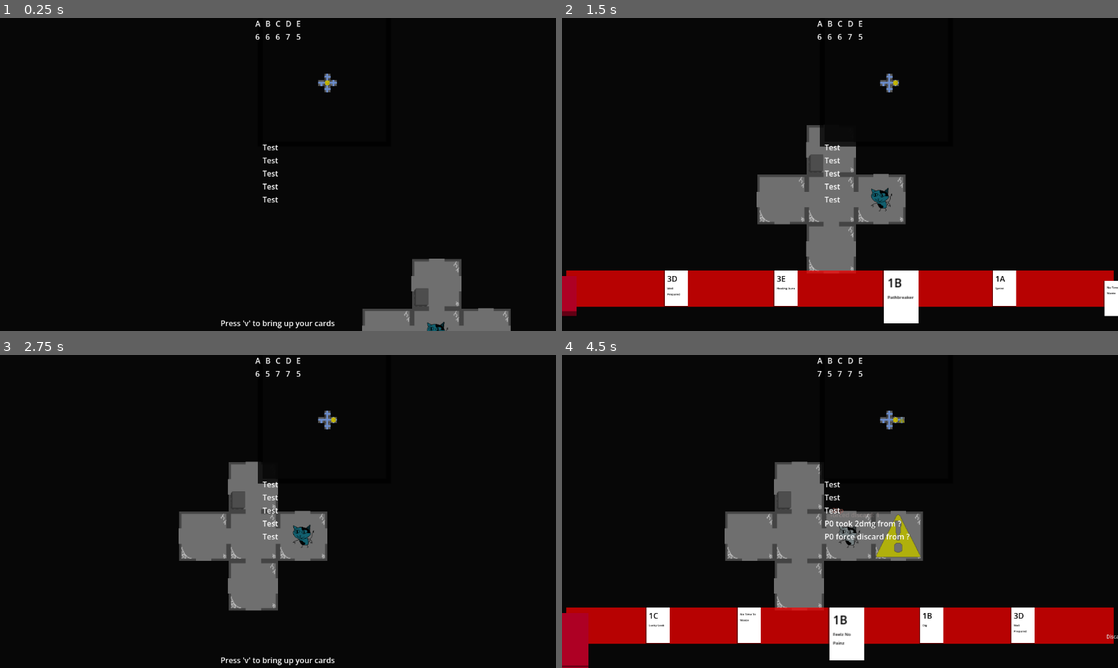
Above: before the commit, frames 1-4 (two rows, left to right).
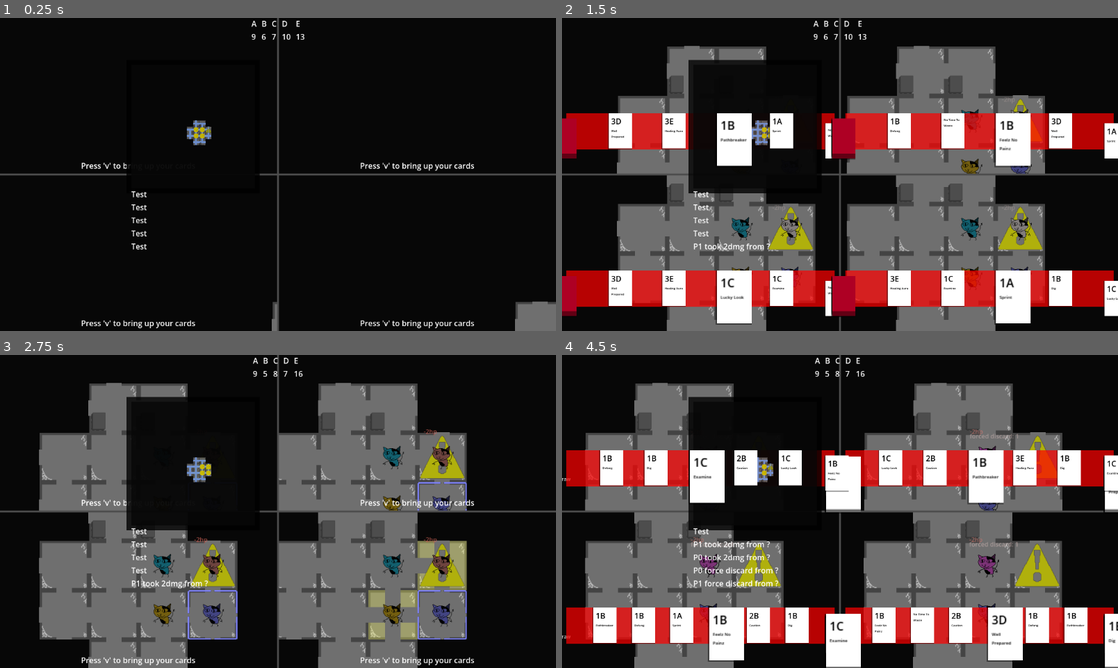
Above: after the commit, the same moments.

Repository: emrysshevek/gameganggame
Game: Godot game, scene res://scenes/GameScene.tscn
The game is run twice, just before and just after one commit, with the same random seed, the same clock (stepped at 60 frames per second) and the same inputs.
Inputs (mouse positions are in pixels of both pictures, inside the frame that each line leads up to):
- Up to frame 1 (0.25 s): no input
- Up to frame 2 (1.5 s): tap V (debug_v) at 0.5, 1.25 s; move the mouse to (962, 158) at 0.52 s; hold D (move_right) 0.53-1.25 s; tap G (discard) at 0.6 s; click (962, 158) at 0.67 s; drag from (728, 190) to (812, 237) at 1.27 s
- Up to frame 3 (2.75 s): move the mouse to (333, 442) at 2.02 s; hold D (move_right) from 2.03 s (still down); tap F (select) at 2.1 s; tap G (discard) at 2.3 s
- Up to frame 4 (4.5 s): release D (move_right) at 2.75 s; tap V (debug_v) at 2.75, 4.25 s; drag from (812, 574) to (673, 464) at 2.77 s; move the mouse to (1006, 558) at 3.52 s; hold A (move_left) 3.53-4.25 s; tap Enter (toggle_end_turn) at 3.6 s; tap G (discard) at 3.8 s; drag from (673, 464) to (756, 433) at 4.27 s

The runs differ from the first frame. In frame 1, 6.2% of the frame differs, in the area x 0-100%, y 0-100%; in frame 2, 53%; in frame 3, 50%; in frame 4, 60%.

Commit message:
added basic start tile

Diff:
--- a/global/Events.gd
+++ b/global/Events.gd
@@ -50,3 +50,5 @@
 signal status_removed(_status: Status, target: Node)
 signal status_triggered(_status: Status, target: Node)
 #endregion
+
+signal resources_cached(_count:int)
--- a/global/config.gd
+++ b/global/config.gd
@@ -3,6 +3,7 @@
 
 
 const MAX_PLAYER_COUNT = 4
+var player_count = 4
 const CREATURE_VALUE_COUNT = len(Model.CreatureValue)
 
 const VALUE_MANAGER_GROUP = 'value_manager'
--- a/scenes/game_scene.gd
+++ b/scenes/game_scene.gd
@@ -5,7 +5,7 @@
 
 #region Properties
 #modify this to set number of players manually, max 4
-@export var number_of_players:int = 1
+@onready var number_of_players:int = Config.player_count
 
 @export var card_list: CardList
 
--- a/scenes/grid_manager.gd
+++ b/scenes/grid_manager.gd
@@ -8,7 +8,7 @@
 
 #region properties
 #loading scenes
-var _tile_scene = preload("res://scenes/Tile.tscn")
+var _tile_scene = preload("res://scenes/tiles/Tile.tscn")
 
 #odds that a path will be generated for each tile, starting with odds for 1 path, 2 paths, etc
 var _path_number_odds = [75,75,60,40]
@@ -21,6 +21,8 @@
 
 #map of the grid, setup as [floor][grid_coordinate_x][grid_coordinate_y]
 var floor_maps = {} #dictionary of arrays of tiles, to allow multiple floors
+var starting_tiles: Array[StartingTile]
+var cache_tile: CacheTile
 
 #level is not currently in use as we only have one floor levels right now
 var level:int = 0 #dummy
@@ -28,6 +30,13 @@
 #width and height of the map in tiles
 var map_width:int = 20
 var map_height:int = 20
+@onready var center_tile := Vector2i(map_width/2, map_height/2)
+@onready var starting_positions: Array[Vector2i] = [
+		center_tile,
+		center_tile + Vector2i.RIGHT,
+		center_tile + Vector2i.DOWN,
+		center_tile + Vector2i.RIGHT + Vector2i.DOWN
+	]
 
 #size of each tile in pixels
 var tile_size:Vector2 = Vector2(64,64)
@@ -57,10 +66,20 @@
 		new_map_grid.append([])
 		new_map_grid[x] = []
 		for y in range(map_height):
-			var new_tile = _tile_scene.instantiate()
+			var new_tile: Tile
+			var player_id = starting_positions.find(Vector2i(x,y))
+			if player_id >= 0 and player_id < Config.player_count:
+				var start: StartingTile = preload("res://scenes/tiles/starting_tile/starting_tile.tscn").instantiate()
+				start.player_id = player_id
+				new_tile = start
+				print("Adding start tile for player ", str(player_id), " to tile ", str(Vector2i(x,y)))
+			else:
+				new_tile = _tile_scene.instantiate()
+
 			self.add_child(new_tile)
 			new_map_grid[x].append([])
 			new_map_grid[x][y]=new_tile
+
 			#setup Tile for A*. need to modiy this for multi-floors later, as it requires the level to be entered currently
 			var a_star_point_id = _a_star_floor_map[0].get_available_point_id()
 			_a_star_floor_map[0].add_point(a_star_point_id, Vector2(new_tile.grid_coordinates.x, new_tile.grid_coordinates.y), 0)
--- a/scenes/Tile.tscn
+++ b/scenes/tiles/Tile.tscn
@@ -1,6 +1,6 @@
 [gd_scene format=3 uid="uid://dw0fkomkoklma"]
 
-[ext_resource type="Script" uid="uid://431unh07ua2d" path="res://scenes/tile.gd" id="1_vhibn"]
+[ext_resource type="Script" uid="uid://431unh07ua2d" path="res://scenes/tiles/tile.gd" id="1_vhibn"]
 [ext_resource type="Texture2D" uid="uid://cikbsxsog7ku5" path="res://art/test_tile.png" id="2_r3gf4"]
 
 [node name="Tile" type="Node2D" unique_id=477134848]
--- /dev/null
+++ b/scenes/tiles/cache/cache_tile.gd
@@ -0,0 +1,25 @@
+class_name CacheTile
+extends Tile
+
+
+## caches ALL resource cards from deck when player enters tile
+## must be connected to all starting tiles
+## cannot have a hazard or resource card at start of round
+## when enough resources have been cached, win the game
+
+
+func enter(entering_character:Character):
+	super.enter(entering_character)
+
+	var cards: Array[Card] = []
+	var cm := entering_character.my_screen.card_manager
+
+	cards.append_array(cm.hand_pile.cards.filter(func(x): return x is LootCard))
+	cards.append_array(cm.draw_pile.cards.filter(func(x): return x is LootCard))
+	cards.append_array(cm.discard_pile.cards.filter(func(x): return x is LootCard))
+	var count := cards.size()
+
+	for card: Card in cards:
+		cm.remove_card(card)
+
+	Events.resources_cached.emit(count)
--- /dev/null
+++ b/scenes/tiles/cache/cache_tile.tscn
@@ -0,0 +1,7 @@
+[gd_scene format=3 uid="uid://bb5sabpt7qlhb"]
+
+[ext_resource type="PackedScene" uid="uid://dw0fkomkoklma" path="res://scenes/tiles/Tile.tscn" id="1_vua80"]
+[ext_resource type="Script" uid="uid://d4b2qnse17pd" path="res://scenes/tiles/cache/cache_tile.gd" id="2_lgy72"]
+
+[node name="CacheTile" unique_id=477134848 instance=ExtResource("1_vua80")]
+script = ExtResource("2_lgy72")
--- /dev/null
+++ b/scenes/tiles/starting_tile/starting_tile.gd
@@ -0,0 +1,9 @@
+class_name StartingTile
+extends Tile
+
+
+## spawns corresponding player at start of game.
+## Guarantees a path to the storage cache
+## cannot have a hazard or resource card at start of round
+
+var player_id: int
--- /dev/null
+++ b/scenes/tiles/starting_tile/starting_tile.tscn
@@ -0,0 +1,7 @@
+[gd_scene format=3 uid="uid://bqwsmlx7wc16t"]
+
+[ext_resource type="PackedScene" uid="uid://dw0fkomkoklma" path="res://scenes/tiles/Tile.tscn" id="1_d3vv6"]
+[ext_resource type="Script" uid="uid://ddqgybqgjxkvx" path="res://scenes/tiles/starting_tile/starting_tile.gd" id="2_q4j2o"]
+
+[node name="StartingTile" unique_id=477134848 instance=ExtResource("1_d3vv6")]
+script = ExtResource("2_q4j2o")
Not shown, added: scenes/tiles/cache/cache_tile.gd.uid
Not shown, added: scenes/tiles/starting_tile/starting_tile.gd.uid
Renamed: scenes/tile.gd -> scenes/tiles/tile.gd
Renamed: scenes/tile.gd.uid -> scenes/tiles/tile.gd.uid
